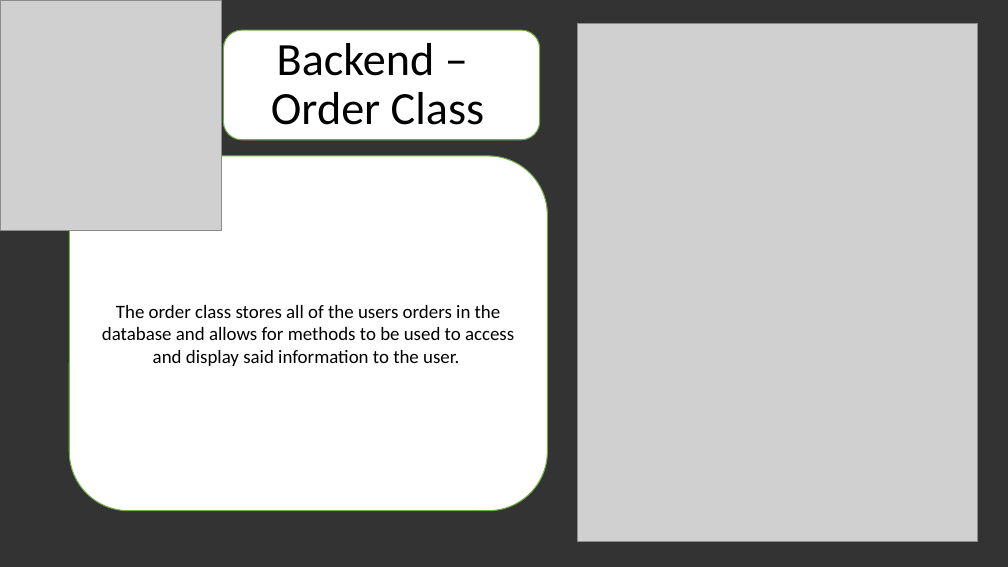
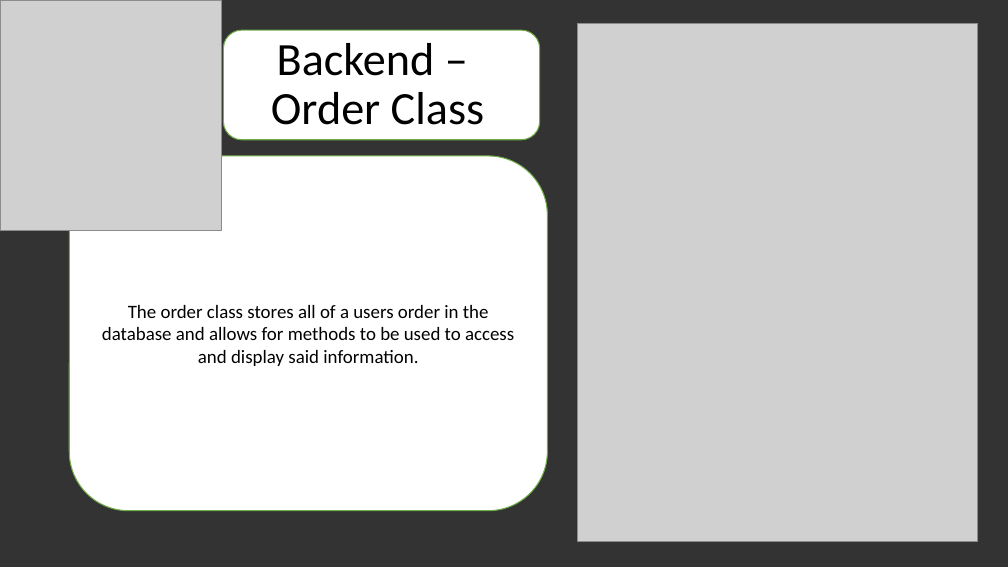
Before and after one commit to dinotrooper/CSE_3324_project, a slide deck: slide 20 of Project Docs/group07DCSPRikkAnderson.pptx. Drawn at 1008x567 pixels with LibreOffice and Linux fonts; fonts in the diff are those of the drawing; grey boxes stand for pictures. Boxes give left, top, right and bottom in pixels: in the first picture for what was removed or moved away, otherwise in the second. Text is boxed around its words. In the diff, an @@ line names an element or a change of style, - is before the commit and + after.

```diff
--- a/Project Docs/group07DCSPRikkAnderson.pptx
+++ b/Project Docs/group07DCSPRikkAnderson.pptx
@@ text in rounded rectangle at (102, 305, 514, 366): text changed @@
-The order class stores all of the users orders in the database and allows for methods to be used to access and display said information to the user.
+The order class stores all of a users order in the database and allows for methods to be used to access and display said information.
```
Also in this commit, not shown: 13 other slides changed, 1 other file.
